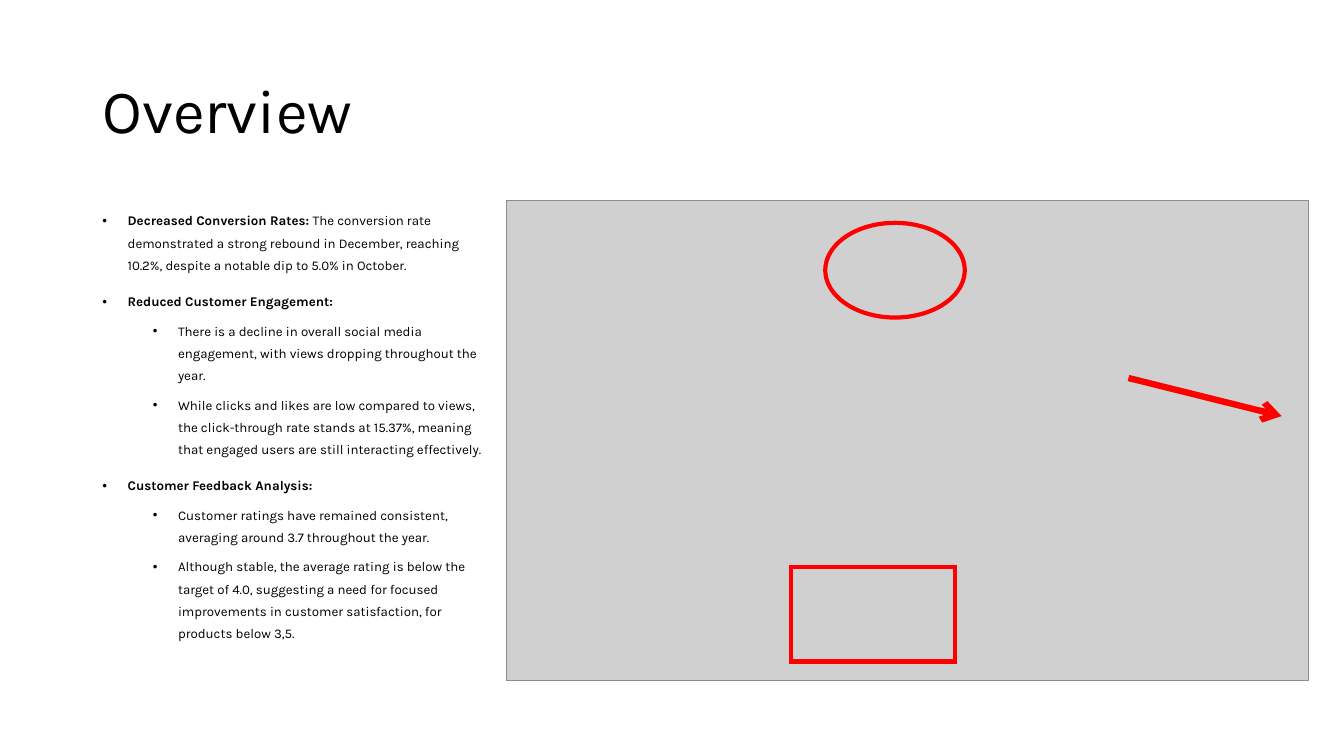
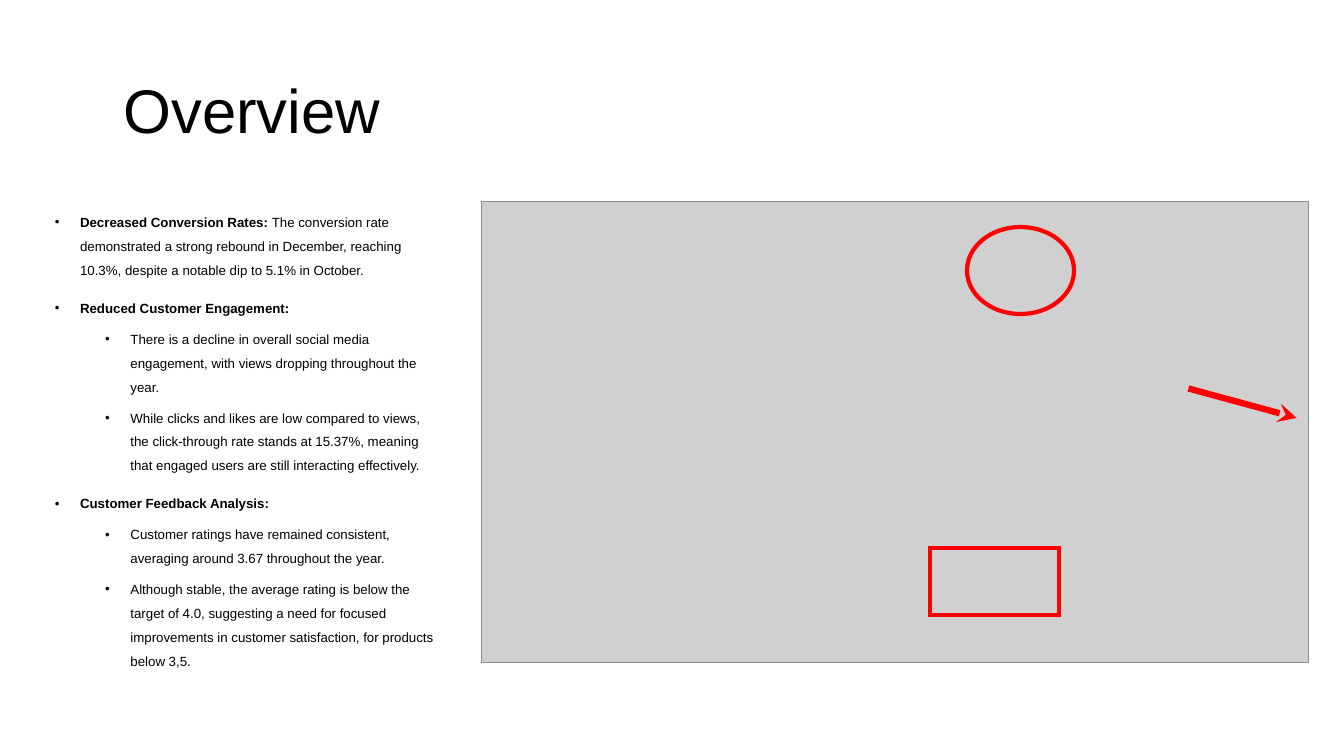
Before and after one commit to Engineer-Harshad/e-commerce-growth-intelligence-project, a slide deck: slide 2 of presentation/Insights.pptx. Drawn at 1344x756 pixels with LibreOffice and Linux fonts; fonts in the diff are those of the drawing; grey boxes stand for pictures. Boxes give left, top, right and bottom in pixels: in the first picture for what was removed or moved away, otherwise in the second. Text is boxed around its words. In the diff, an @@ line names an element or a change of style, - is before the commit and + after.

```diff
--- a/presentation/Insights.pptx
+++ b/presentation/Insights.pptx
@@ title "Overview": place and size @@
-title "Overview" at [102,90,352,134]
+title "Overview" at [123,88,380,134]
@@ title "Overview" at [123,88,380,134]: font Karla to Arial @@
@@ text "Decreased Conversion Rates: The conversion ...": place and size @@
-text "Decreased Conversion Rates: The conversion ..." at [128,215,481,641]
+text "Decreased Conversion Rates: The conversion ..." at [80,217,433,668]
@@ picture: place and size @@
-picture at [506,201,1309,681]
+picture at [481,202,1309,663]
@@ text at [80,217,402,278]: text changed; font Karla to Arial @@
-• Decreased Conversion Rates: The conversion rate demonstrated a strong rebound in December, reaching 10.2%, despite a notable dip to 5.0% in October.
+• Decreased Conversion Rates: The conversion rate demonstrated a strong rebound in December, reaching 10.3%, despite a notable dip to 5.1% in October.
@@ ellipse: place and size @@
-ellipse at [826,223,965,318]
+ellipse at [967,227,1074,314]
@@ text at [80,303,433,668]: font Karla to Arial in "Reduced Customer Engagement:", "There is a decline in overall social ...", "While clicks and likes are low compared ...", "Customer Feedback Analysis:" and 1 more places; line spacing 1.4 to 1.5 @@
@@ arrow moved from (1129, 378) - (1281, 416) to (1189, 388) - (1297, 418) @@
@@ arrow (1189, 388) - (1297, 418): arrowheads changed @@
@@ text at [130,529,389,566]: text changed; font Karla to Arial @@
-  • Customer ratings have remained consistent, averaging around 3.7 throughout the year.
+  • Customer ratings have remained consistent, averaging around 3.67 throughout the year.
@@ rectangle: place and size @@
-rectangle at [791,567,955,661]
+rectangle at [931,548,1060,616]
```
Also in this commit, not shown: 4 other slides changed, 1 slide added, 1 slide removed, 10 other files.
